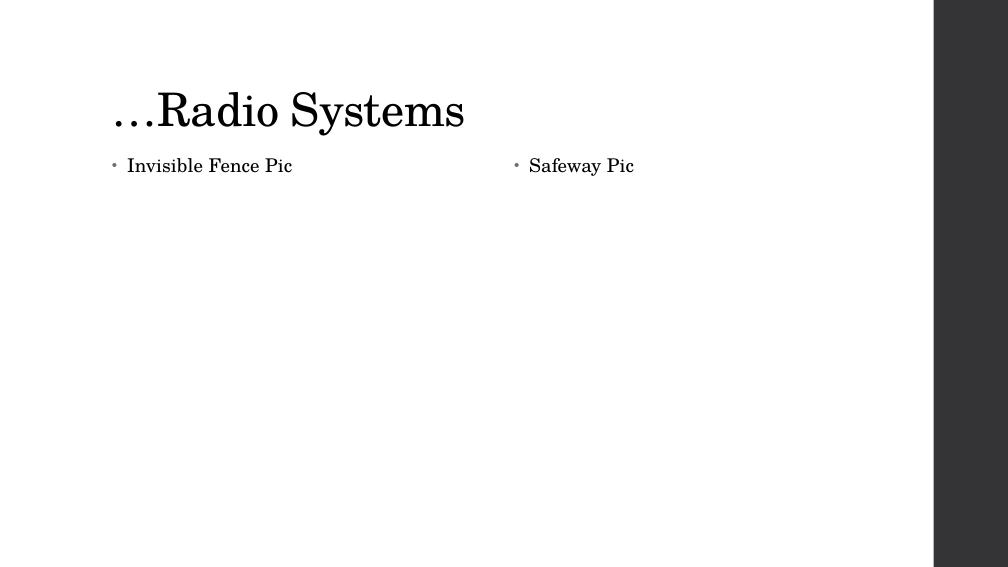
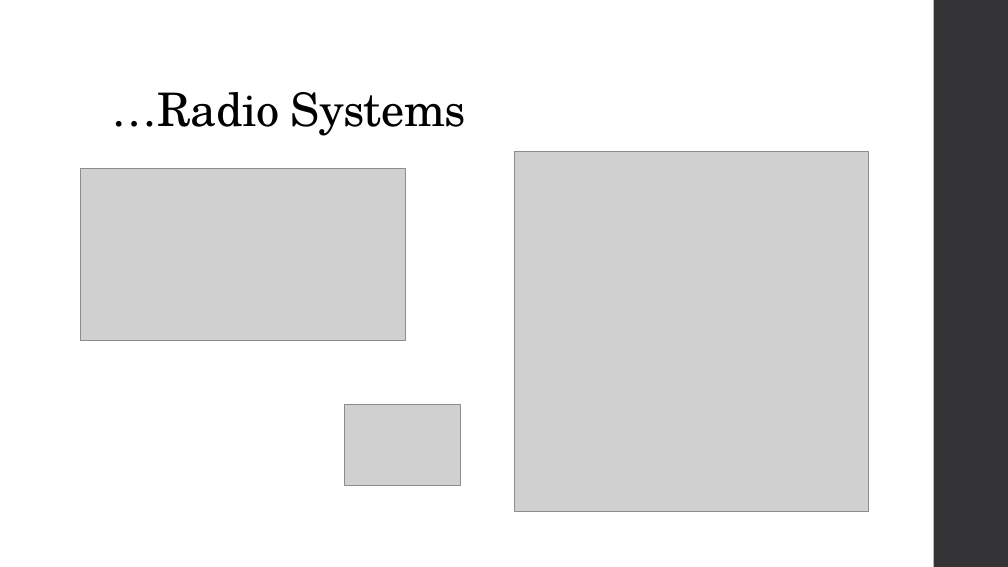
Before and after one commit to RadioSystemsPSCC/Practice, a slide deck: slide 4 of Admin and Documentation/Radio Systems.pptx. Drawn at 1008x567 pixels with LibreOffice and Linux fonts; fonts in the diff are those of the drawing; grey boxes stand for pictures. Boxes give left, top, right and bottom in pixels: in the first picture for what was removed or moved away, otherwise in the second. Text is boxed around its words. In the diff, an @@ line names an element or a change of style, - is before the commit and + after.

```diff
--- a/Admin and Documentation/Radio Systems.pptx
+++ b/Admin and Documentation/Radio Systems.pptx
@@ picture added at (x1=81, y1=169, x2=406, y2=341) @@
@@ text removed at (x1=127, y1=158, x2=292, y2=173) @@
-• Invisible Fence Pic
@@ picture added at (x1=515, y1=151, x2=869, y2=511) @@
@@ text removed at (x1=529, y1=158, x2=634, y2=176) @@
-• Safeway Pic
@@ picture added at (x1=344, y1=405, x2=460, y2=485) @@
```
Also in this commit, not shown: 3 other slides changed, 9 slides added, 3 slides removed, 19 other files.
